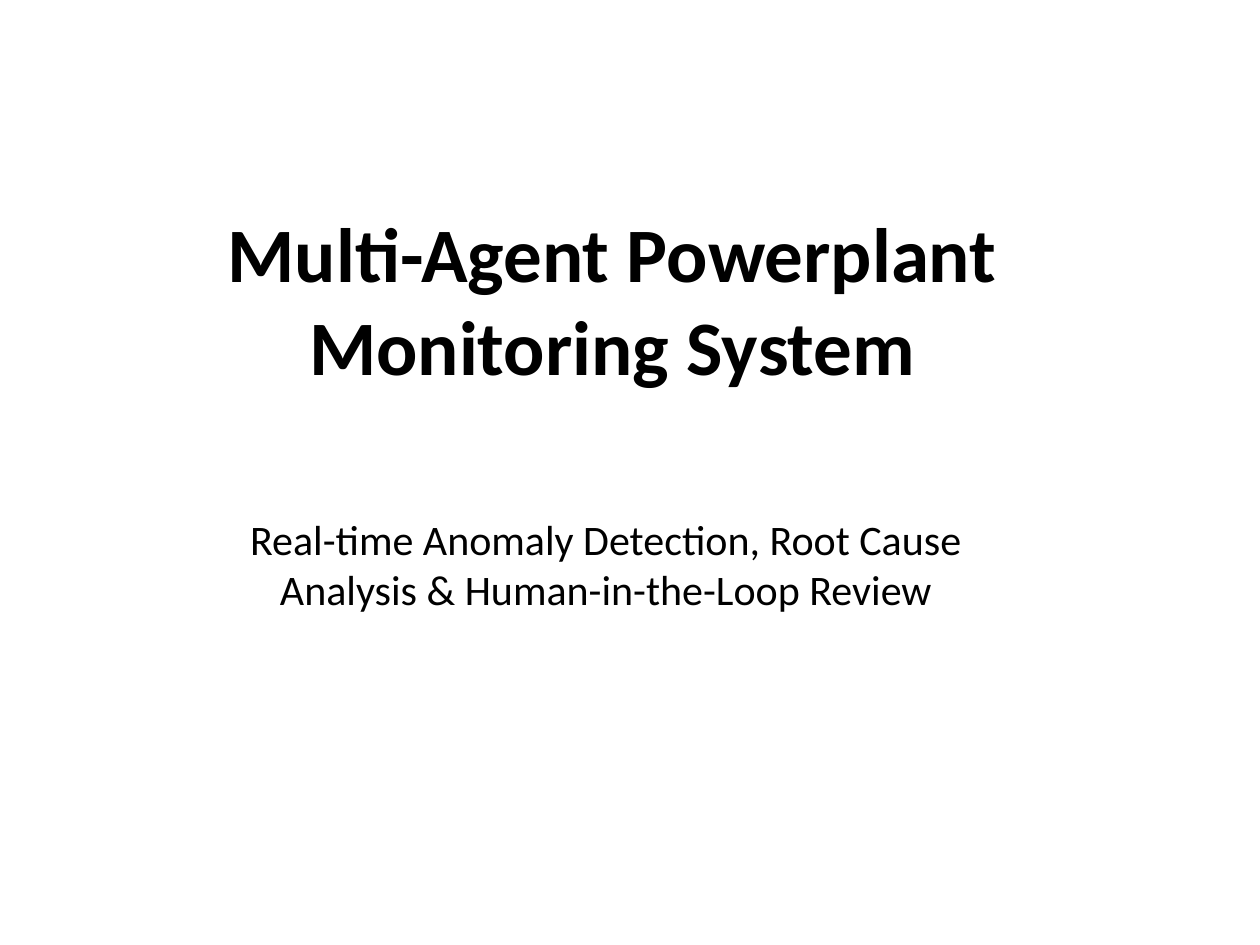
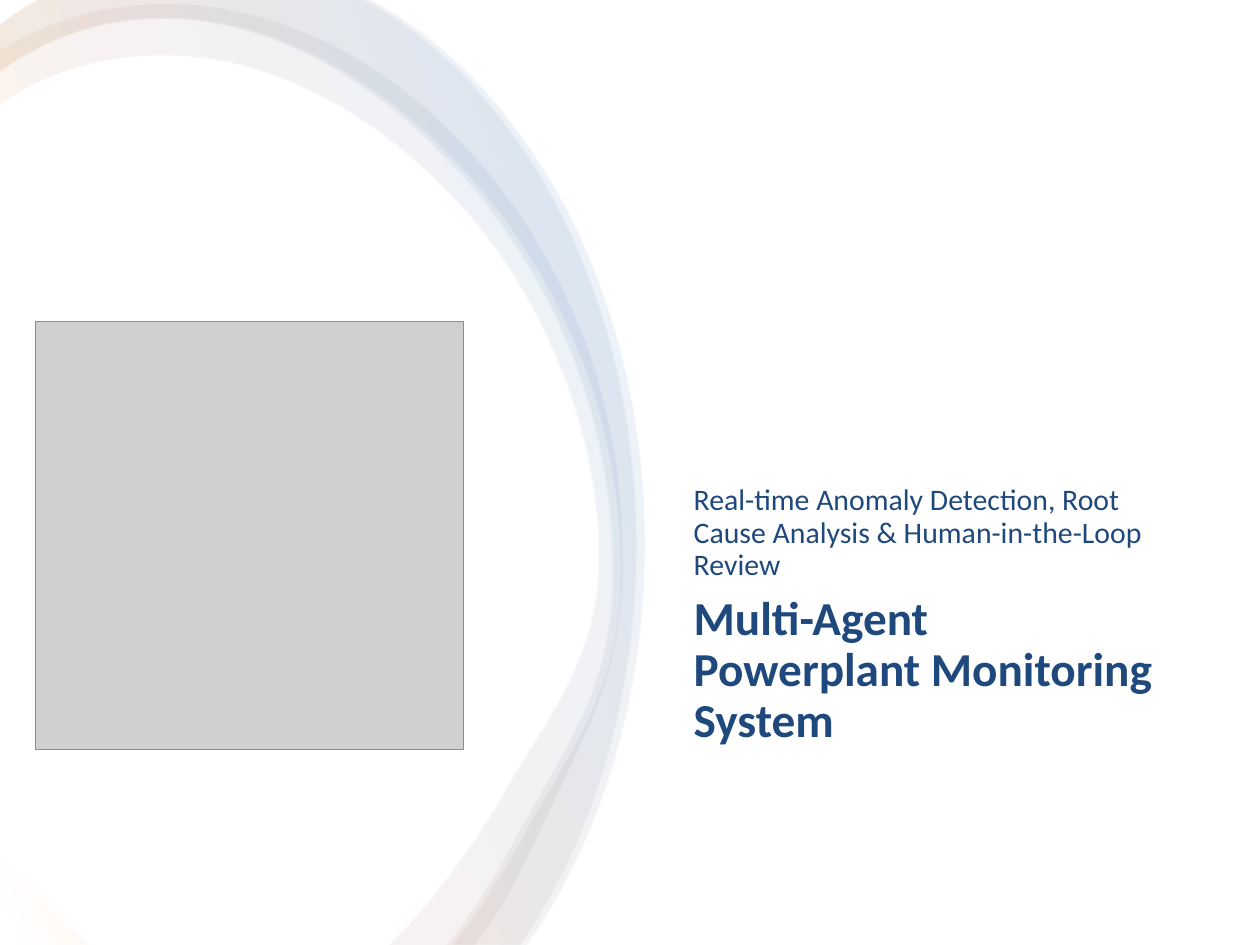
Before and after one commit to Haoj1/Powerplant-Multi-Agent, a slide deck: slide 1 of docs/Multi-Agent_Powerplant_Project.pptx. Drawn at 1260x945 pixels with LibreOffice and Linux fonts; fonts in the diff are those of the drawing; grey boxes stand for pictures. Boxes give left, top, right and bottom in pixels: in the first picture for what was removed or moved away, otherwise in the second. Text is boxed around its words. In the diff, an @@ line names an element or a change of style, - is before the commit and + after.

```diff
--- a/docs/Multi-Agent_Powerplant_Project.pptx
+++ b/docs/Multi-Agent_Powerplant_Project.pptx
@@ rectangle added at bbox=[0, 0, 1260, 945], fill #FFFFFF @@
@@ freeform shape added at bbox=[0, 5, 622, 945], fill gradient #FFFFFF to #F79646 to #4F81BD @@
@@ freeform shape added at bbox=[0, 0, 638, 945], fill gradient #FFFFFF to #F79646 to #4F81BD @@
@@ freeform shape added at bbox=[0, 0, 645, 944], fill gradient #FFFFFF to #F79646 to #4F81BD @@
@@ picture added at bbox=[35, 321, 464, 750] @@
@@ text "Real-time Anomaly Detection, Root Cause ...": place and size @@
-text "Real-time Anomaly Detection, Root Cause ..." at bbox=[250, 525, 961, 612]
+text "Real-time Anomaly Detection, Root Cause ..." at bbox=[694, 489, 1142, 575]
@@ text "Real-time Anomaly Detection, Root Cause ..." at bbox=[694, 489, 1142, 575]: size 24 to 17 pt, text colour #000000 to #1F497D; alignment centre to left; line spacing 1 to 0.9; more space between paragraphs; vertical alignment top to bottom @@
@@ text "Multi-Agent Powerplant Monitoring System": place and size @@
-text "Multi-Agent Powerplant Monitoring System" at bbox=[228, 228, 996, 388]
+text "Multi-Agent Powerplant Monitoring System" at bbox=[694, 601, 1152, 745]
@@ text "Multi-Agent Powerplant Monitoring System" at bbox=[694, 601, 1152, 745]: size 44 to 27 pt, text colour #000000 to #1F497D; alignment centre to left; line spacing 1 to 0.9; more space between paragraphs @@
```
Also in this commit, not shown: 24 other slides changed, 5 slides added, 2 slides removed.
